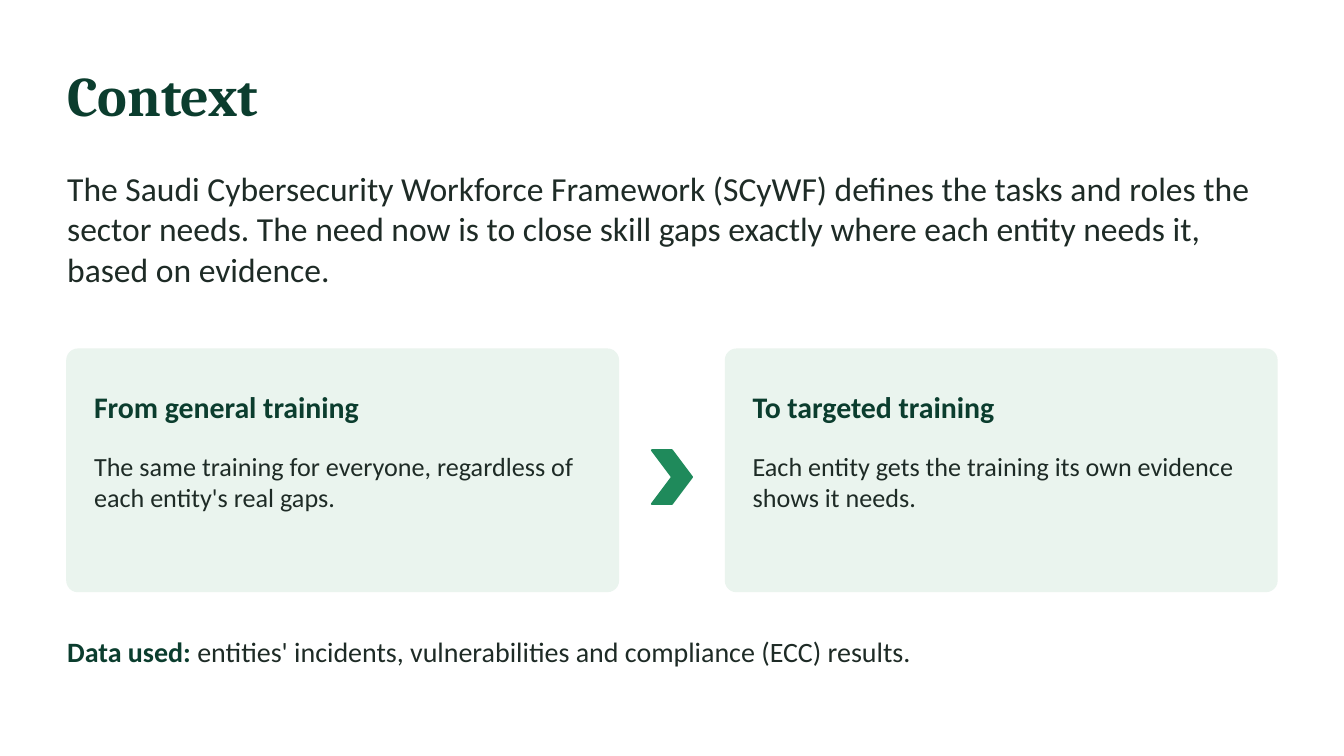
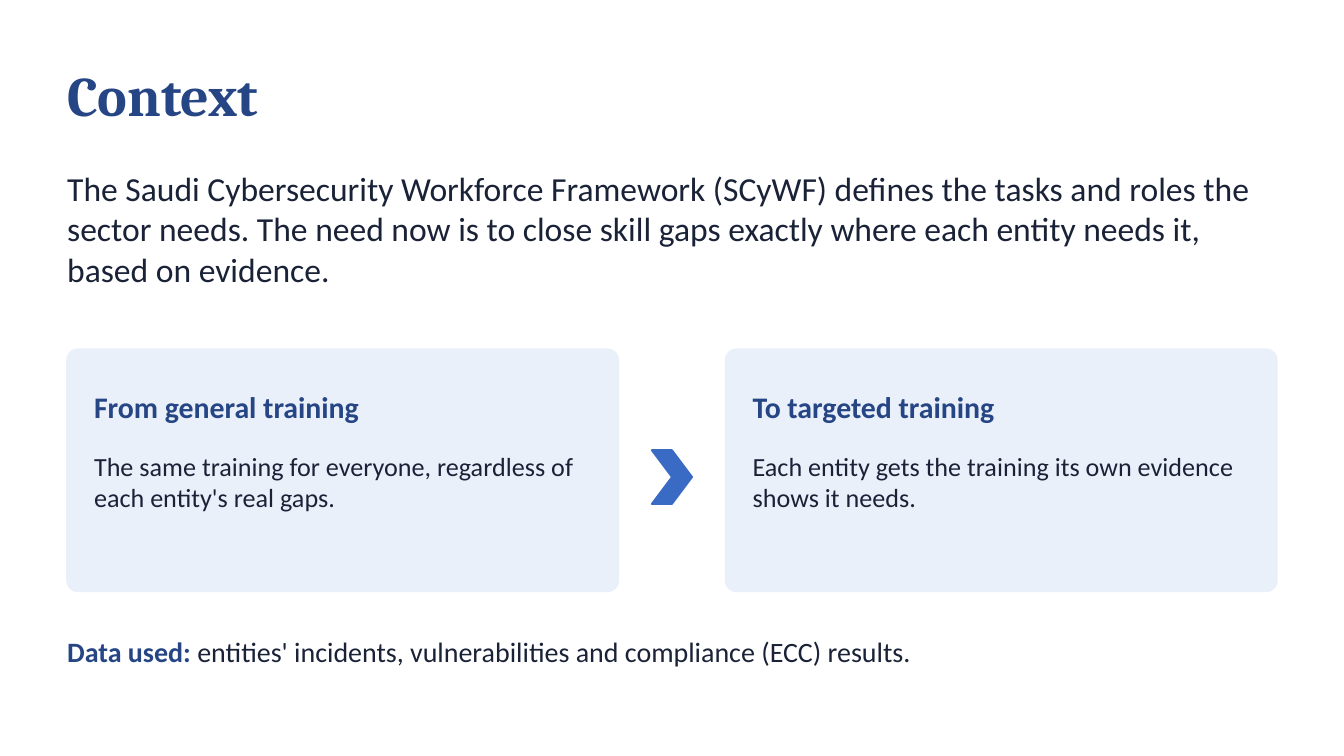
Before and after one commit to MeshaelAlessa/SCyWF, a slide deck: slide 2 of deck/SCyWF_Proposal.pptx. Drawn at 1344x756 pixels with LibreOffice and Linux fonts; fonts in the diff are those of the drawing. Boxes give left, top, right and bottom in pixels: in the first picture for what was removed or moved away, otherwise in the second. Text is boxed around its words. In the diff, an @@ line names an element or a change of style, - is before the commit and + after.

```diff
--- a/deck/SCyWF_Proposal.pptx
+++ b/deck/SCyWF_Proposal.pptx
@@ rounded rectangle at [67, 349, 618, 591]: fill #EAF4EE to #EAF0F9; outline #EAF4EE 1 pt to #EAF0F9 1 pt @@
@@ rounded rectangle at [726, 349, 1277, 591]: fill #EAF4EE to #EAF0F9; outline #EAF4EE 1 pt to #EAF0F9 1 pt @@
@@ text colour #0B3D2E to #254585 in 3 elements at [67, 78, 258, 117], [94, 397, 359, 423], [753, 397, 995, 423] @@
@@ chevron at [652, 450, 692, 504]: fill #1F8A5B to #3A6BC4; outline #1F8A5B 1 pt to #3A6BC4 1 pt @@
@@ text colour #1E2B26 to #1A2238 in 3 elements at [67, 176, 1249, 283], [94, 458, 573, 512], [753, 458, 1233, 507] @@
@@ text "Data used: entities' incidents, vulnerabilities ..." at [67, 641, 911, 667]: text colour #0B3D2E to #254585 in "Data used:"; text colour #1E2B26 to #1A2238 in "entities' incidents, vulnerabilities and compliance (ECC) re ..." @@
```
Also in this commit, not shown: 7 other slides changed, 1 other file.
